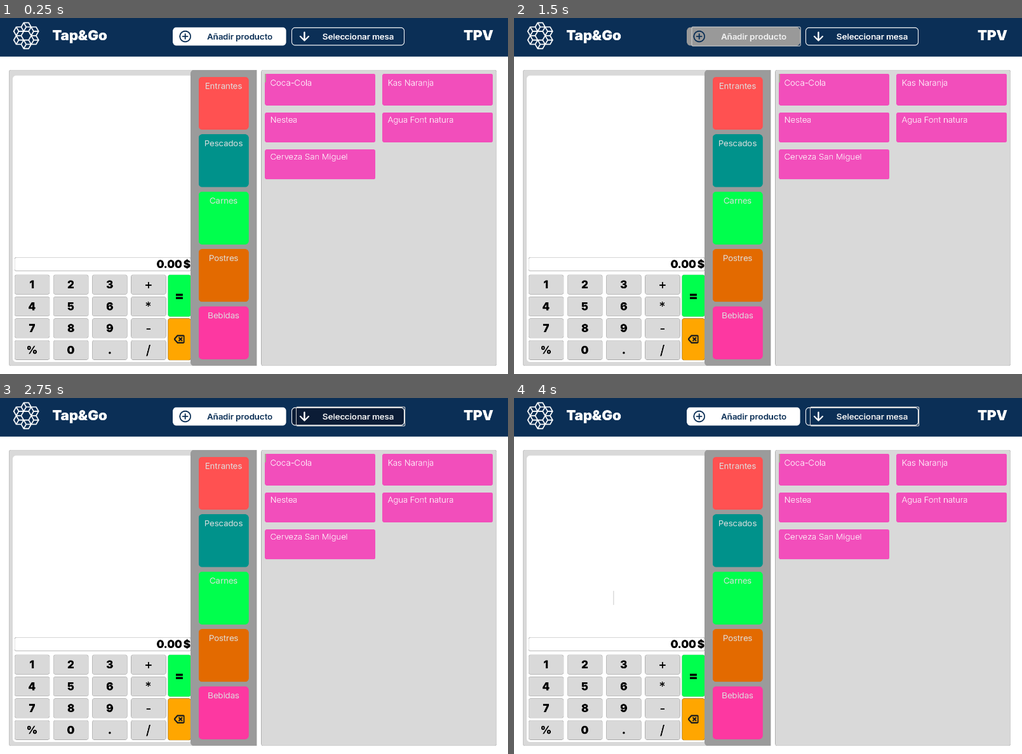
Above: before the commit, frames 1-4 (two rows, left to right).
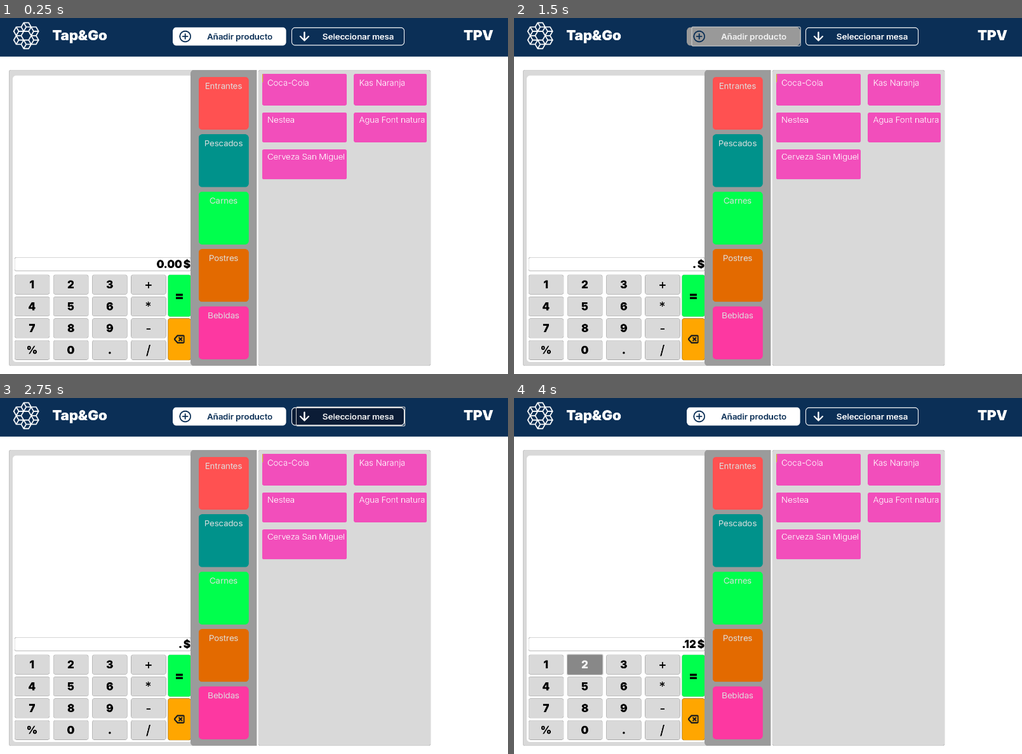
Above: after the commit, the same moments.

Repository: rteijeiro/tpv
Game: Godot game, scene res://scenes/main.tscn
Same seed, same stepped clock (60 frames per second), same inputs: the game is played once before the commit and once after it.
Inputs:
- Up to frame 1 (0.25 s): no input
- Up to frame 2 (1.5 s): click "." at 0.5 s; click "Añadir producto" at 1.25 s
- Up to frame 3 (2.75 s): click "Seleccionar mesa" at 2 s
- Up to frame 4 (4 s): click "1" at 2.75 s; click "2" at 3.5 s

The runs differ from the first frame. In frame 1, 13% of the frame differs, in the area x 50-98%, y 14-98%; in frame 2, 13%; in frame 3, 13%; in frame 4, 14%, in the area x 10-98%, y 2-98%.

Commit message:
hsplit containers deleted

Diff:
--- a/scenes/main.tscn
+++ b/scenes/main.tscn
@@ -247,7 +247,7 @@
 theme_override_font_sizes/font_size = 40
 text = "TPV"
 
-[node name="HSplitContainer" type="HSplitContainer" parent="."]
+[node name="HSplitContainer" type="HBoxContainer" parent="."]
 layout_mode = 0
 offset_left = 25.0
 offset_top = 160.0
@@ -259,7 +259,7 @@
 [node name="Calculator" parent="HSplitContainer" instance=ExtResource("6_t16vj")]
 layout_mode = 2
 
-[node name="Menu" type="HSplitContainer" parent="HSplitContainer"]
+[node name="Menu" type="HBoxContainer" parent="HSplitContainer"]
 layout_mode = 2
 
 [node name="Panel" type="Panel" parent="HSplitContainer/Menu"]
